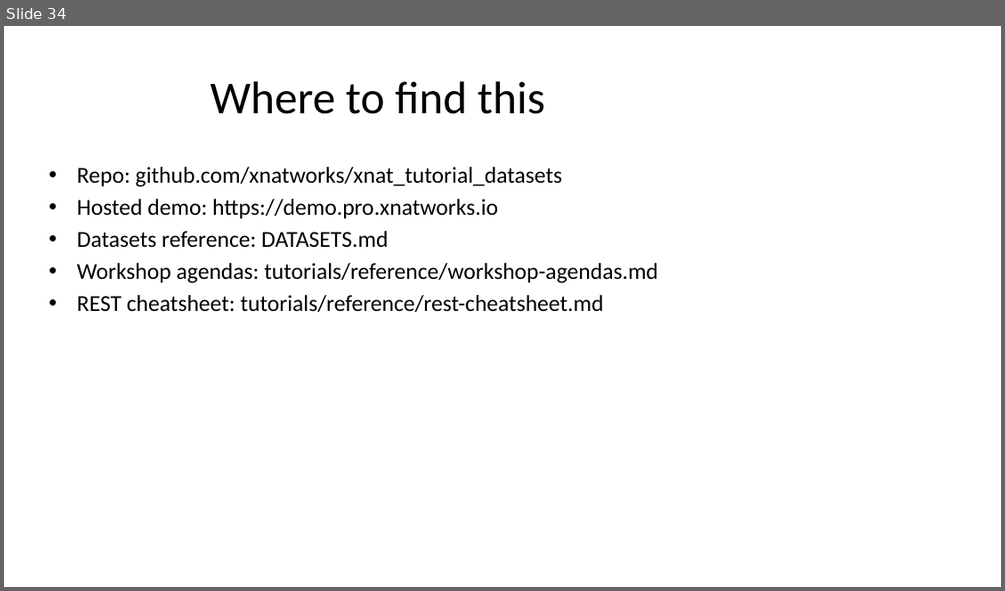
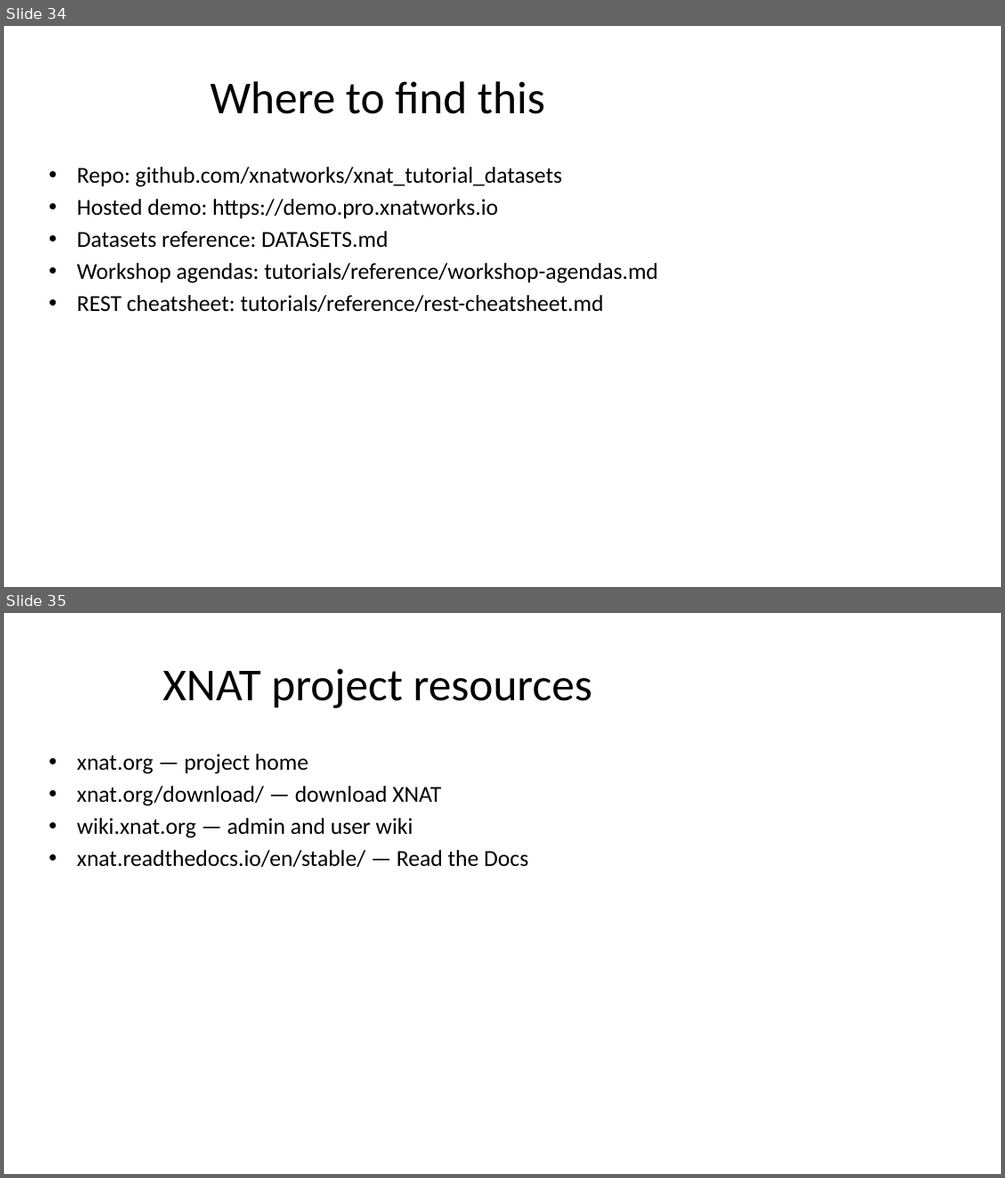
Before and after one commit to xnatworks/xnat_tutorial_datasets, a slide deck: slides/xnat-tutorials.pptx. Shown one above the other, each under a label of ours: slide 34 before the commit, slides 34 and 35 after it. The pictures are 1005x591 and 1005x1178 pixels, drawn with LibreOffice and Linux fonts; fonts in the diff are those of the drawing. Boxes give left, top, right and bottom in pixels: in the first picture for what was removed or moved away, otherwise in the second. Text is boxed around its words. In the diff, an @@ line names an element or a change of style, - is before the commit and + after.

```diff
--- a/slides/xnat-tutorials.pptx
+++ b/slides/xnat-tutorials.pptx
@@ slide 35 added at (4, 613, 1001, 1174), background #FFFFFF @@
@@ title added at (162, 668, 592, 708), 44 pt, text #000000 @@
+XNAT project resources
@@ text added at (77, 754, 528, 867), 22 pt, text #000000 @@
+• xnat.org — project home
+• xnat.org/download/ — download XNAT
+• wiki.xnat.org — admin and user wiki
+• xnat.readthedocs.io/en/stable/ — Read the Docs
```
Also in this commit, not shown: 3 other files.
